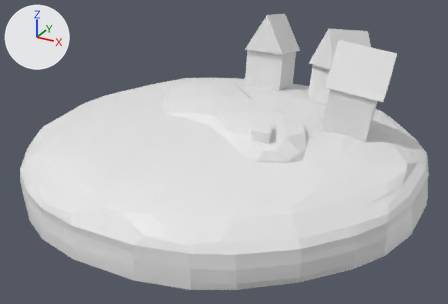
What one commit did to the glTF model ggj2025/assets/models/lilypad-village.gltf.
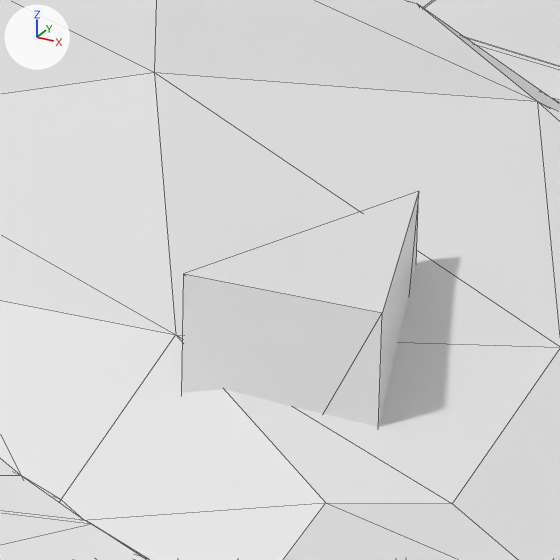
Old and new are each drawn whole from a 50 mm lens placed at (16.36, -29.85, 14.85), pointed at (0.43, -0.89, 0.36) and again close up on the part from 52% to 64% of the width and 34% to 51% of the height. Lighting does not change. The marker at upper left points along +X, +Y and +Z. The close-ups show mesh edges as thin lines. Where no turn or scale is listed for an object, it has been applied to the vertices.
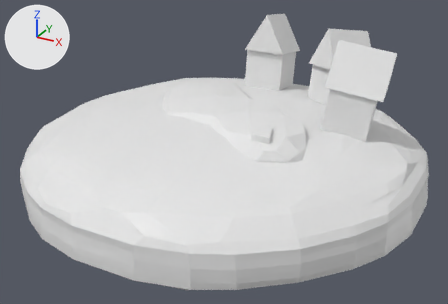
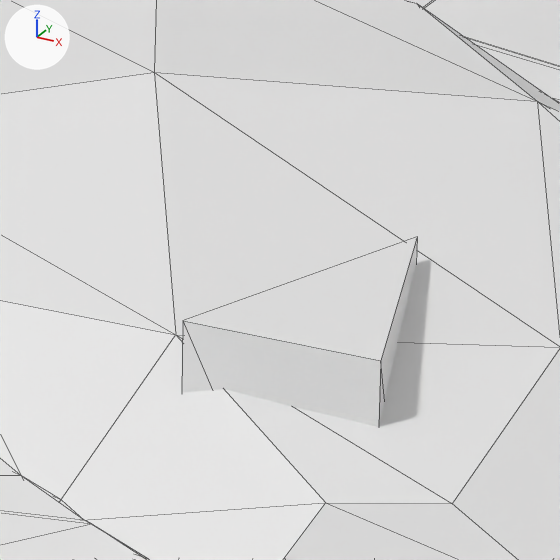
Boxes (x1, y1, x2, y2) around the edits, measured in the close-ups (560 x 560 px):
'Cylinder.005', rescaled, turned: before (182, 191, 419, 427); after (182, 237, 417, 427)

Edits to the bpy script that builds the scene:
```text
Change ob_cylinder_004_col:
    ob_cylinder_004_col.rotation_euler: (0.0, 0.0, 3.142) -> (0.0, 0.0, 0.0)  # degrees (0, 0, 180) -> degrees (0, 0, 0)
    ob_cylinder_004_col.scale: (-1.0, -1.0, -0.0824) -> (1.0, 1.0, 0.0824)
```
